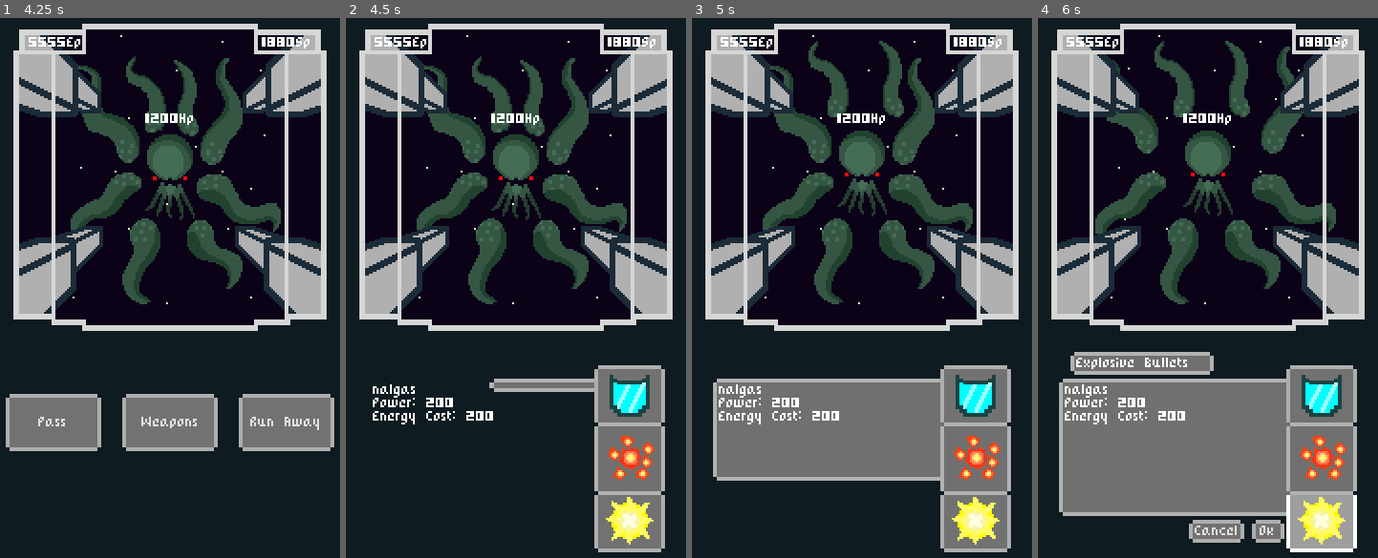
Above: before the commit, frames 1-4 (left to right).
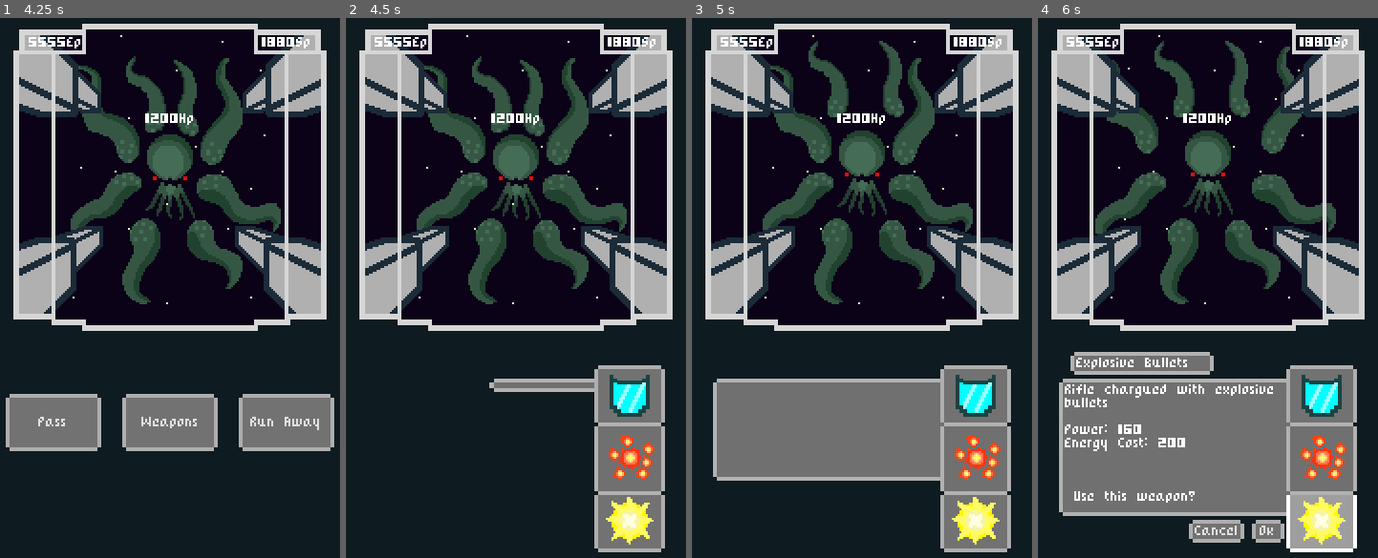
Above: after the commit, the same moments.

Repository: Razzf/SpaceRpg
Game: Godot game, scene res://Scenes/Battle.tscn
The game is run twice, just before and just after one commit, with the same random seed, the same clock (stepped at 60 frames per second) and the same inputs. The project has no main scene, so this scene is started directly.
Inputs (mouse positions are in pixels of both pictures, inside the frame that each line leads up to):
- Up to frame 1 (4.25 s): click "Pass" at 0.5 s; tap Enter at 2 s
- Up to frame 2 (4.5 s): click "Weapons" at 4.25 s
- Up to frame 3 (5 s): no input
- Up to frame 4 (6 s): click (1320, 396) at 5 s; click (1320, 520) at 5.75 s

Frame 1 is identical in both runs. In frame 2, 0.5% of the frame differs, in the area x 7-44%, y 67-76%; in frame 3, 0.5%; in frame 4, 1.5%, in the area x 7-70%, y 67-90%.

Commit message:
dynamic description added

Diff:
--- a/Scenes/WeaponSelector.tscn
+++ b/Scenes/WeaponSelector.tscn
@@ -124,6 +124,7 @@
 }
 
 [node name="WeaponDescription" type="RichTextLabel" parent="DescriptionPanel"]
+visible = false
 margin_left = 132.0
 margin_top = 3.0
 margin_right = 247.0
--- a/Scenes/Weapons/Electro Cannon.tscn
+++ b/Scenes/Weapons/Electro Cannon.tscn
@@ -1,10 +1,11 @@
-[gd_scene load_steps=3 format=2]
+[gd_scene load_steps=4 format=2]
 
-[ext_resource path="res://Img Resources/Icons Images/thunderbolt.png" type="Texture" id=1]
+[ext_resource path="res://Scripts/WeaponScripts/Electro Cannon.gd" type="Script" id=1]
 [ext_resource path="res://Scenes/Weapons/Weapon.tscn" type="PackedScene" id=2]
-
+[ext_resource path="res://Img Resources/Icons Images/thunderbolt.png" type="Texture" id=3]
 
 [node name="Electro Cannon" instance=ExtResource( 2 )]
-icon_texture = ExtResource( 1 )
-energy_cost = 80
-power = 110
+script = ExtResource( 1 )
+icon_texture = ExtResource( 3 )
+energy_cost = 300
+power = 250
--- a/Scenes/Weapons/Explosive Bullets.tscn
+++ b/Scenes/Weapons/Explosive Bullets.tscn
@@ -4,10 +4,9 @@
 [ext_resource path="res://Img Resources/Icons Images/explosions.png" type="Texture" id=2]
 [ext_resource path="res://Scripts/WeaponScripts/Explosive Bullets.gd" type="Script" id=3]
 
-
 [node name="Explosive Bullets" instance=ExtResource( 1 )]
 script = ExtResource( 3 )
 icon_texture = ExtResource( 2 )
 energy_cost = 200
-power = 200
+power = 160
 type = 1
--- a/Scenes/Weapons/Shield Recover.tscn
+++ b/Scenes/Weapons/Shield Recover.tscn
@@ -1,11 +1,11 @@
-[gd_scene load_steps=3 format=2]
+[gd_scene load_steps=4 format=2]
 
-[ext_resource path="res://Img Resources/Icons Images/Shield.png" type="Texture" id=1]
+[ext_resource path="res://Scripts/WeaponScripts/Shield Recover.gd" type="Script" id=1]
 [ext_resource path="res://Scenes/Weapons/Weapon.tscn" type="PackedScene" id=2]
-
+[ext_resource path="res://Img Resources/Icons Images/Shield.png" type="Texture" id=3]
 
 [node name="Shield Recover" instance=ExtResource( 2 )]
-icon_texture = ExtResource( 1 )
+script = ExtResource( 1 )
+icon_texture = ExtResource( 3 )
 energy_cost = 100
 power = 100
-type = 0
--- a/Scripts/Weapon.gd
+++ b/Scripts/Weapon.gd
@@ -8,10 +8,15 @@
 export(int, "Deffensive", "Passive", "Offensive") var type = null
 onready var _name = self.name
 var trigger_counter = 0
-var description = null
+var description : String
 
 func set_energy_cost(value):
 	energy_cost = value
 
 func _ready():
 	name = "Weapon"
+
+func get_description() -> String:
+	return description + "\n" + "Power: " + str(
+		power)+ "\n" + "Energy Cost: " + str(
+		energy_cost) + "\n\n\n\n Use this weapon?"
--- a/Scripts/WeaponAnimScripts/Explosive Shot.gd
+++ b/Scripts/WeaponAnimScripts/Explosive Shot.gd
@@ -1,4 +1,5 @@
 extends Shooting
 
 func _ready():
+
 	shooting = load("res://Scenes/ShootingScenes/Explosive Shot.tscn")
--- a/Scripts/WeaponController.gd
+++ b/Scripts/WeaponController.gd
@@ -13,32 +13,24 @@
 
 func _ready():
 	var ship = battle_units.SpaceShip
-	if ship != null:
+	var weapon = ship.equipped_weapon
+	if ship != null and weapon != null:
 		var upperWeapon = ship.Weapons[up_index].instance()
 		var lowerWeapon = ship.Weapons[down_index].instance()
 
 		UpperButton.icon = upperWeapon.icon_texture
 		LowerButton.icon = lowerWeapon.icon_texture
 		weaponIcon.texture = battle_units.SpaceShip.equipped_weapon.icon_texture
-		battle_units.SpaceShip.equipped_weapon.description = "nalgas \n" + "Power: " + str(battle_units.SpaceShip.equipped_weapon.power)+ "\n" + "Energy Cost: " + str(battle_units.SpaceShip.equipped_weapon.energy_cost)
-		print("weapon updated and desc added")
-
 		upperWeapon.free()
 		lowerWeapon.free()
 
 
 func _on_UpButton_pressed(): #Moves the weapons downwards
 	update_weapon_selector(downwards)
-	var weapon = battle_units.SpaceShip.equipped_weapon
-	weapon.description = "nalgas \n" + "Power: " + str(weapon.power)+ "\n" + "Energy Cost: " + str(weapon.energy_cost)
-	print("weapon description added")
 	emit_signal("weapon_Changed")
 
 func _on_DownButton_pressed(): #moves the weapons upwards
 	update_weapon_selector(upwards)
-	var weapon = battle_units.SpaceShip.equipped_weapon
-	weapon.description = "nalgas \n" + "Power: " + str(weapon.power) + "\n" + "Energy Cost: " + str(weapon.energy_cost)
-	print("weapon description added")
 	emit_signal("weapon_Changed")
 
 func update_weapon_selector(trace): #func that moves the weapon positions up or down
--- /dev/null
+++ b/Scripts/WeaponScripts/Electro Cannon.gd
@@ -0,0 +1,16 @@
+extends Weapon
+
+
+# Declare member variables here. Examples:
+# var a = 2
+# var b = "text"
+
+
+# Called when the node enters the scene tree for the first time.
+func _ready():
+	description = "Energy cannon that consumes a lot of energy \n"
+
+
+# Called every frame. 'delta' is the elapsed time since the previous frame.
+#func _process(delta):
+#	pass
--- a/Scripts/WeaponScripts/Explosive Bullets.gd
+++ b/Scripts/WeaponScripts/Explosive Bullets.gd
@@ -4,4 +4,4 @@
 const shooting_scene = preload("res://Scenes/ShootingScenes/Explosive Shot.tscn")
 
 func _ready():
-	pass
+	description = "Rifle chargued with explosive bullets \n"
--- /dev/null
+++ b/Scripts/WeaponScripts/Shield Recover.gd
@@ -0,0 +1,16 @@
+extends Weapon
+
+
+# Declare member variables here. Examples:
+# var a = 2
+# var b = "text"
+
+
+# Called when the node enters the scene tree for the first time.
+func _ready():
+	description = "Defensive Module that repairs the shield \n"
+
+
+# Called every frame. 'delta' is the elapsed time since the previous frame.
+#func _process(delta):
+#	pass
--- a/Scripts/WeaponSelector.gd
+++ b/Scripts/WeaponSelector.gd
@@ -14,8 +14,8 @@
 
 func _ready():
 	var weapon = battle_units.SpaceShip.equipped_weapon
-	weaponNameLabel.text = str(battle_units.SpaceShip.equipped_weapon._name)
-	weaponDescription.text = weapon.description
+	weaponNameLabel.text = weapon._name
+	weaponDescription.text = weapon.get_description()
 	if battle_units.BattleUI != null:
 		battle_units.BattleUI.actionBtns.hide()
 		weaponController.show()
@@ -23,7 +23,6 @@
 		descriptionPanel.show()
 		yield(panelAnimations,"animation_finished")
 		btns.show()
-		print("text about to apear")
 		weaponNameLabel.show()
 		weaponNamePanel.show()
 		weaponDescription.show()
@@ -50,5 +49,5 @@
 func _on_WeaponController_weapon_Changed():
 	var weapon = battle_units.SpaceShip.equipped_weapon
 	if weapon != null:
-		weaponNameLabel.text = str(battle_units.SpaceShip.equipped_weapon._name)
-		weaponDescription.text = weapon.description
+		weaponNameLabel.text = weapon._name
+		weaponDescription.text = weapon.get_description()
